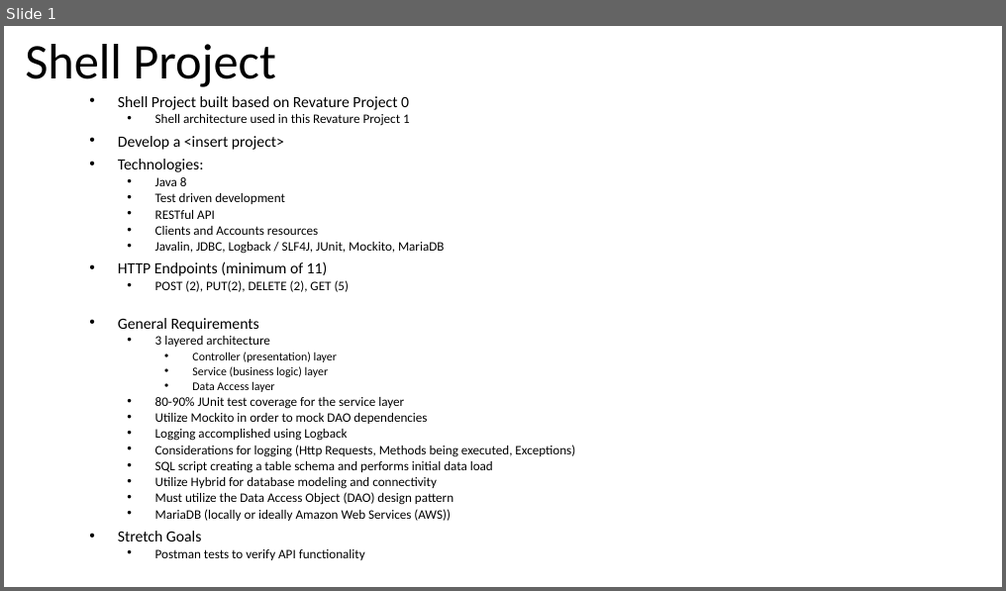
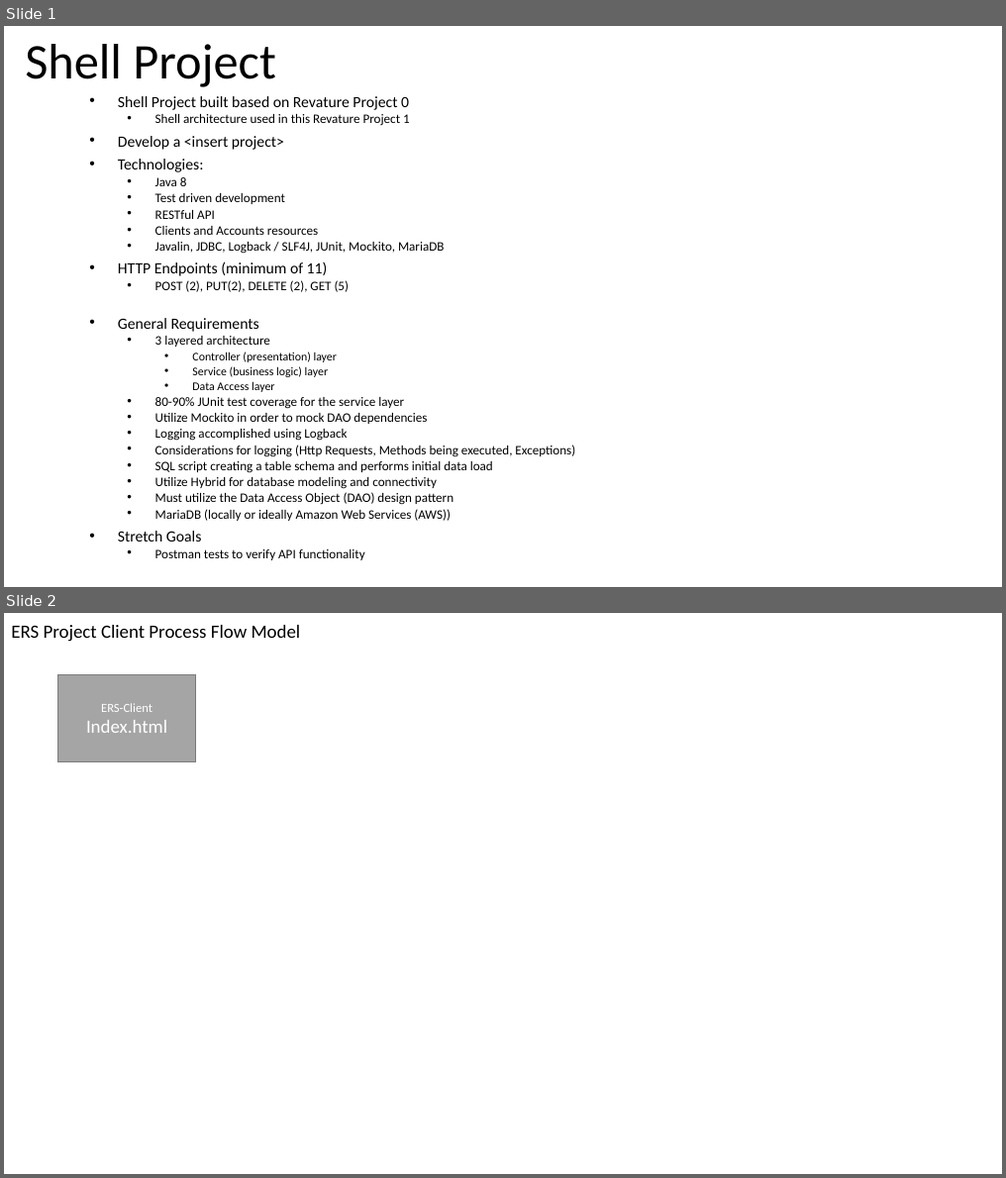
Before and after one commit to tlw8253/Expense-Reimbursement-System, a slide deck: docs/ERS.pptx. Shown one above the other, each under a label of ours: slide 1 before the commit, slides 1 and 2 after it. The pictures are 1006x591 and 1006x1178 pixels, drawn with LibreOffice and Linux fonts; fonts in the diff are those of the drawing. Boxes give left, top, right and bottom in pixels: in the first picture for what was removed or moved away, otherwise in the second. Text is boxed around its words. In the diff, an @@ line names an element or a change of style, - is before the commit and + after.

```diff
--- a/docs/ERS.pptx
+++ b/docs/ERS.pptx
@@ slide 2 added at bbox=[4, 613, 1002, 1174], background #FFFFFF @@
@@ text added at bbox=[11, 625, 301, 642], 18 pt, text #000000 @@
+ERS Project Client Process Flow Model
@@ rectangle added at bbox=[57, 675, 196, 761], fill #A5A5A5, outline #7A7A7A 1 pt, 12 pt, text #FFFFFF @@
+ERS-Client
+Index.html
```
Also in this commit, not shown: 25 other files.
